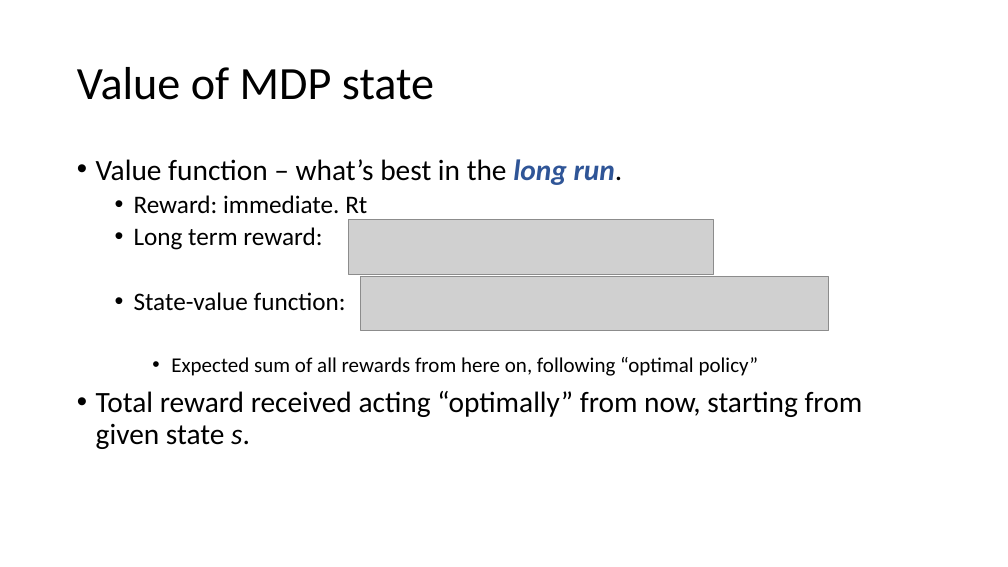
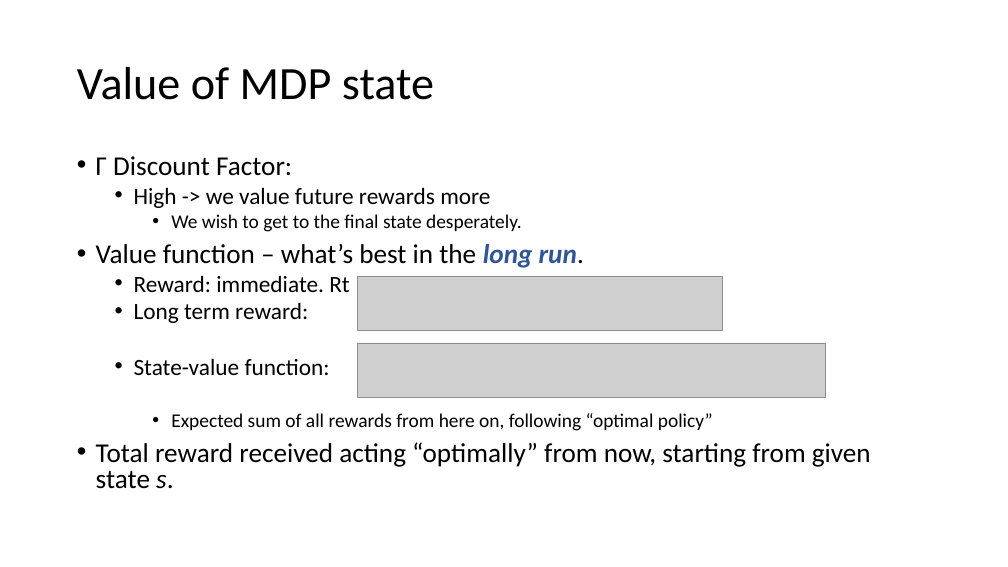
Before and after one commit to ameet123/rl_demo, a slide deck: slide 12 of RL.pptx (slide 8 before the commit). Drawn at 1008x567 pixels with LibreOffice and Linux fonts; fonts in the diff are those of the drawing; grey boxes stand for pictures. Boxes give left, top, right and bottom in pixels: in the first picture for what was removed or moved away, otherwise in the second. Text is boxed around its words. In the diff, an @@ line names an element or a change of style, - is before the commit and + after.

```diff
--- a/RL.pptx
+++ b/RL.pptx
@@ text at <box>96,156,522,232</box>: paragraphs added @@
+• Γ Discount Factor:
+  • High -> we value future rewards more
+    • We wish to get to the final state desperately.
@@ text at <box>96,244,871,489</box>: size 28 to 25.9 pt in "Value function – what’s best in the ...", "Total reward received acting “optimally” from now, ..."; size 24 to 22.2 pt in "Reward: immediate. Rt", "Long term reward:", "State-value function:"; size 20 to 18.5 pt in "Expected sum of all rewards from here ..."; line spacing 0.9 to 0.8 @@
@@ picture: place and size @@
-picture at <box>348,220,713,274</box>
+picture at <box>358,276,723,330</box>
@@ picture: place and size @@
-picture at <box>361,277,829,331</box>
+picture at <box>358,343,826,398</box>
```
Also in this commit, not shown: 1 other slide changed, 6 slides added, 1 slide removed.
